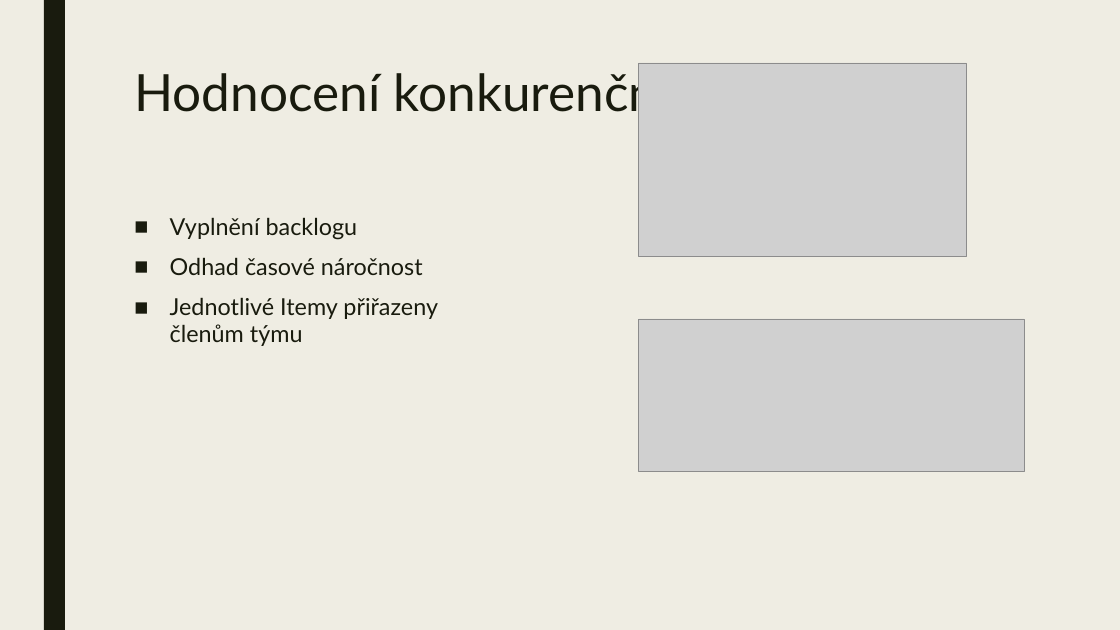
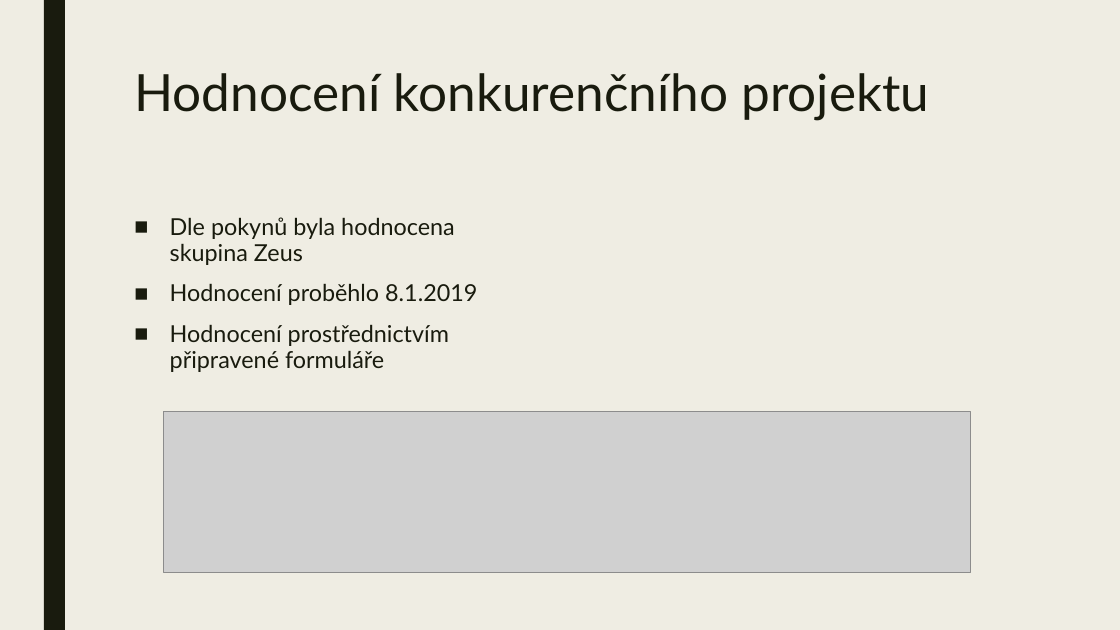
Before and after one commit to ToSemerad/project_rsp, a slide deck: slide 6 of docs/LogosPolytechnikos_releas2.pptx. Drawn at 1120x630 pixels with LibreOffice and Linux fonts; fonts in the diff are those of the drawing; grey boxes stand for pictures. Boxes give left, top, right and bottom in pixels: in the first picture for what was removed or moved away, otherwise in the second. Text is boxed around its words. In the diff, an @@ line names an element or a change of style, - is before the commit and + after.

```diff
--- a/docs/LogosPolytechnikos_releas2.pptx
+++ b/docs/LogosPolytechnikos_releas2.pptx
@@ picture removed at bbox=[639, 63, 966, 256] @@
@@ text at bbox=[170, 217, 477, 372]: text changed @@
-■ Vyplnění backlogu
-■ Odhad časové náročnost
-■ Jednotlivé Itemy přiřazeny členům týmu
+■ Dle pokynů byla hodnocena skupina Zeus
+■ Hodnocení proběhlo 8.1.2019
+■ Hodnocení prostřednictvím připravené formuláře
@@ picture removed at bbox=[639, 319, 1024, 471] @@
@@ picture added at bbox=[164, 412, 971, 572] @@
```
Also in this commit, not shown: 6 other slides changed, 1 slide added, 1 slide removed.
